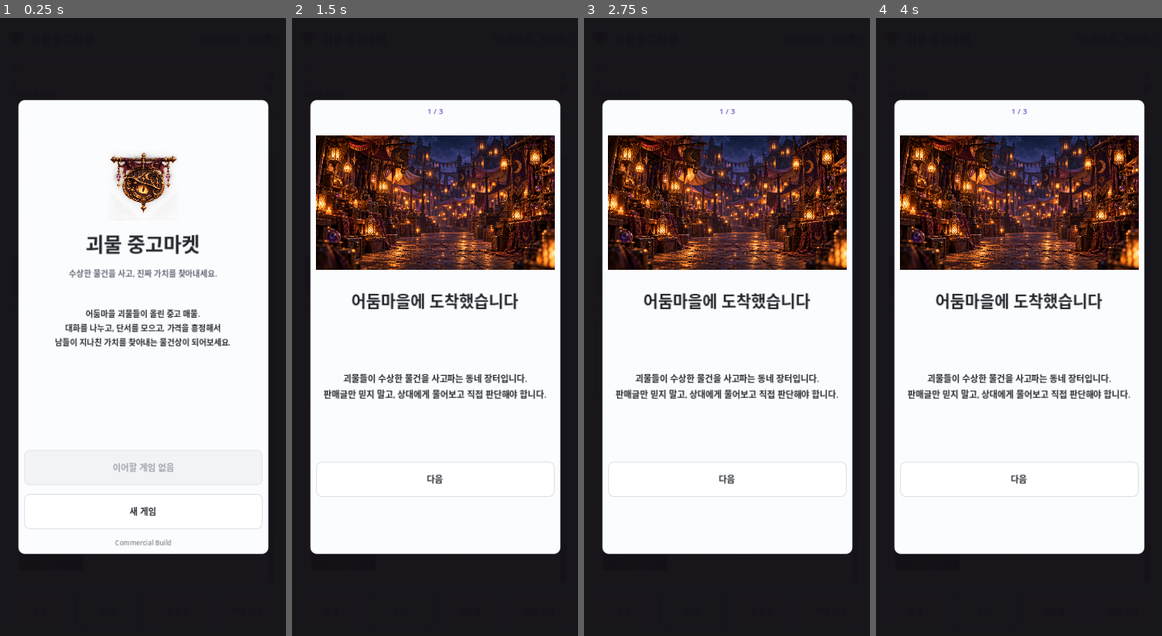
Above: before the commit, frames 1-4 (left to right).
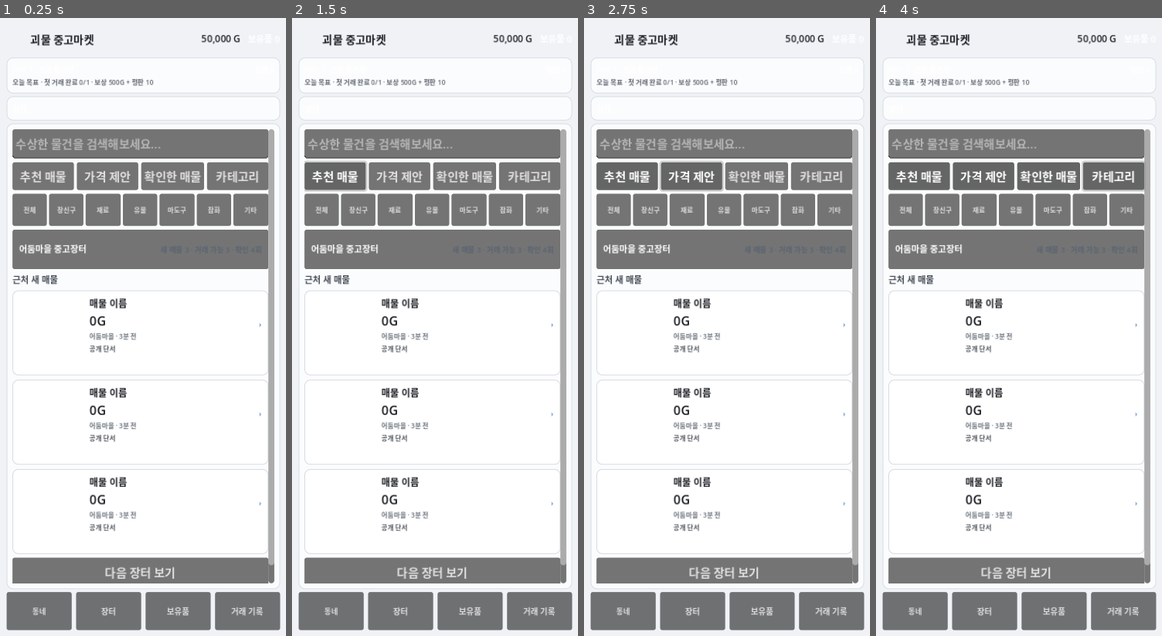
Above: after the commit, the same moments.

Repository: Queenrain9/monster-used-market
Game: Godot game, scene res://scenes/main.tscn
The game is run twice, just before and just after one commit, with the same random seed, the same clock (stepped at 60 frames per second) and the same inputs.
Inputs (mouse positions are in pixels of both pictures, inside the frame that each line leads up to):
- Up to frame 1 (0.25 s): no input
- Up to frame 2 (1.5 s): click (435, 512) at 0.5 s, where only the run before the commit has a clickable "새 게임"; click "추천 매물" at 1.25 s
- Up to frame 3 (2.75 s): click "가격 제안" at 2 s
- Up to frame 4 (4 s): click "확인한 매물" at 2.75 s; click "카테고리" at 3.5 s

The runs differ from the first frame. In frame 1, 58% of the frame differs, in the area x 0-100%, y 0-100%; in frame 2, 60%; in frame 3, 60%; in frame 4, 60%.
Error after the commit: Parse Error: Identifier "_go_workshop" not declared in the current scope. (res://scripts/main.gd:425)

Commit message:
feat: wire workshop UI state and upgrade controls

Diff:
--- a/scripts/main.gd
+++ b/scripts/main.gd
@@ -38,6 +38,7 @@
 @onready var onboarding_next_button = $CommercialShell/Center/Card/OnboardingView/NextButton
 
 @onready var town_panel = $Margin/RootVBox/TownPanel
+@onready var workshop_panel = $Margin/RootVBox/WorkshopPanel
 @onready var market_panel = $Margin/RootVBox/MarketPanel
 @onready var detail_panel = $Margin/RootVBox/DetailPanel
 @onready var seller_chat_panel = $Margin/RootVBox/SellerChatPanel
@@ -89,6 +90,60 @@
 ]
 @onready var end_day_button = $Margin/RootVBox/TownPanel/Scroll/Box/EndDayButton
 
+@onready var workshop_gold_label = $Margin/RootVBox/WorkshopPanel/Scroll/Box/TopRow/GoldLabel
+@onready var workshop_rank_label = $Margin/RootVBox/WorkshopPanel/Scroll/Box/RankPanel/Box/RankLabel
+@onready var workshop_progress_label = $Margin/RootVBox/WorkshopPanel/Scroll/Box/RankPanel/Box/ProgressLabel
+@onready var workshop_unlock_label = $Margin/RootVBox/WorkshopPanel/Scroll/Box/RankPanel/Box/UnlockLabel
+@onready var upgrade_cards = [
+	$Margin/RootVBox/WorkshopPanel/Scroll/Box/UpgradeList/UpgradeCard1,
+	$Margin/RootVBox/WorkshopPanel/Scroll/Box/UpgradeList/UpgradeCard2,
+	$Margin/RootVBox/WorkshopPanel/Scroll/Box/UpgradeList/UpgradeCard3,
+	$Margin/RootVBox/WorkshopPanel/Scroll/Box/UpgradeList/UpgradeCard4,
+	$Margin/RootVBox/WorkshopPanel/Scroll/Box/UpgradeList/UpgradeCard5
+]
+@onready var upgrade_name_labels = [
+	$Margin/RootVBox/WorkshopPanel/Scroll/Box/UpgradeList/UpgradeCard1/Box/Top/Name,
+	$Margin/RootVBox/WorkshopPanel/Scroll/Box/UpgradeList/UpgradeCard2/Box/Top/Name,
+	$Margin/RootVBox/WorkshopPanel/Scroll/Box/UpgradeList/UpgradeCard3/Box/Top/Name,
+	$Margin/RootVBox/WorkshopPanel/Scroll/Box/UpgradeList/UpgradeCard4/Box/Top/Name,
+	$Margin/RootVBox/WorkshopPanel/Scroll/Box/UpgradeList/UpgradeCard5/Box/Top/Name
+]
+@onready var upgrade_level_labels = [
+	$Margin/RootVBox/WorkshopPanel/Scroll/Box/UpgradeList/UpgradeCard1/Box/Top/Level,
+	$Margin/RootVBox/WorkshopPanel/Scroll/Box/UpgradeList/UpgradeCard2/Box/Top/Level,
+	$Margin/RootVBox/WorkshopPanel/Scroll/Box/UpgradeList/UpgradeCard3/Box/Top/Level,
+	$Margin/RootVBox/WorkshopPanel/Scroll/Box/UpgradeList/UpgradeCard4/Box/Top/Level,
+	$Margin/RootVBox/WorkshopPanel/Scroll/Box/UpgradeList/UpgradeCard5/Box/Top/Level
+]
+@onready var upgrade_description_labels = [
+	$Margin/RootVBox/WorkshopPanel/Scroll/Box/UpgradeList/UpgradeCard1/Box/Description,
+	$Margin/RootVBox/WorkshopPanel/Scroll/Box/UpgradeList/UpgradeCard2/Box/Description,
+	$Margin/RootVBox/WorkshopPanel/Scroll/Box/UpgradeList/UpgradeCard3/Box/Description,
+	$Margin/RootVBox/WorkshopPanel/Scroll/Box/UpgradeList/UpgradeCard4/Box/Description,
+	$Margin/RootVBox/WorkshopPanel/Scroll/Box/UpgradeList/UpgradeCard5/Box/Description
+]
+@onready var upgrade_effect_labels = [
+	$Margin/RootVBox/WorkshopPanel/Scroll/Box/UpgradeList/UpgradeCard1/Box/Effect,
+	$Margin/RootVBox/WorkshopPanel/Scroll/Box/UpgradeList/UpgradeCard2/Box/Effect,
+	$Margin/RootVBox/WorkshopPanel/Scroll/Box/UpgradeList/UpgradeCard3/Box/Effect,
+	$Margin/RootVBox/WorkshopPanel/Scroll/Box/UpgradeList/UpgradeCard4/Box/Effect,
+	$Margin/RootVBox/WorkshopPanel/Scroll/Box/UpgradeList/UpgradeCard5/Box/Effect
+]
+@onready var upgrade_requirement_labels = [
+	$Margin/RootVBox/WorkshopPanel/Scroll/Box/UpgradeList/UpgradeCard1/Box/Requirement,
+	$Margin/RootVBox/WorkshopPanel/Scroll/Box/UpgradeList/UpgradeCard2/Box/Requirement,
+	$Margin/RootVBox/WorkshopPanel/Scroll/Box/UpgradeList/UpgradeCard3/Box/Requirement,
+	$Margin/RootVBox/WorkshopPanel/Scroll/Box/UpgradeList/UpgradeCard4/Box/Requirement,
+	$Margin/RootVBox/WorkshopPanel/Scroll/Box/UpgradeList/UpgradeCard5/Box/Requirement
+]
+@onready var upgrade_buy_buttons = [
+	$Margin/RootVBox/WorkshopPanel/Scroll/Box/UpgradeList/UpgradeCard1/Box/BuyButton,
+	$Margin/RootVBox/WorkshopPanel/Scroll/Box/UpgradeList/UpgradeCard2/Box/BuyButton,
+	$Margin/RootVBox/WorkshopPanel/Scroll/Box/UpgradeList/UpgradeCard3/Box/BuyButton,
+	$Margin/RootVBox/WorkshopPanel/Scroll/Box/UpgradeList/UpgradeCard4/Box/BuyButton,
+	$Margin/RootVBox/WorkshopPanel/Scroll/Box/UpgradeList/UpgradeCard5/Box/BuyButton
+]
+
 @onready var market_scroll = $Margin/RootVBox/MarketPanel/Scroll
 @onready var search_input = $Margin/RootVBox/MarketPanel/Scroll/Box/SearchInput
 @onready var recommend_tab_button = $Margin/RootVBox/MarketPanel/Scroll/Box/TabRow/RecommendTabButton
@@ -308,6 +363,13 @@
 var day_start_gold = STARTING_GOLD
 var last_day_summary: Dictionary = {}
 var day_event_id = ""
+var upgrade_levels: Dictionary = {
+	"storage":0,
+	"notebook":0,
+	"appraisal":0,
+	"network":0,
+	"routes":0
+}
 
 
 func _ready() -> void:
@@ -360,6 +422,10 @@
 	for i in range(district_enter_buttons.size()):
 		district_enter_buttons[i].pressed.connect(_enter_district.bind(i))
 	end_day_button.pressed.connect(_end_day)
+	$Margin/RootVBox/TownPanel/Scroll/Box/WorkshopButton.pressed.connect(_go_workshop)
+	$Margin/RootVBox/WorkshopPanel/Scroll/Box/TopRow/BackButton.pressed.connect(_go_town)
+	for i in range(upgrade_buy_buttons.size()):
+		upgrade_buy_buttons[i].pressed.connect(_buy_upgrade.bind(i))
 	for i in range(market_cards.size()):
 		market_cards[i].opened.connect(_open_listing.bind(i))
 	for i in range(inspect_buttons.size()):
